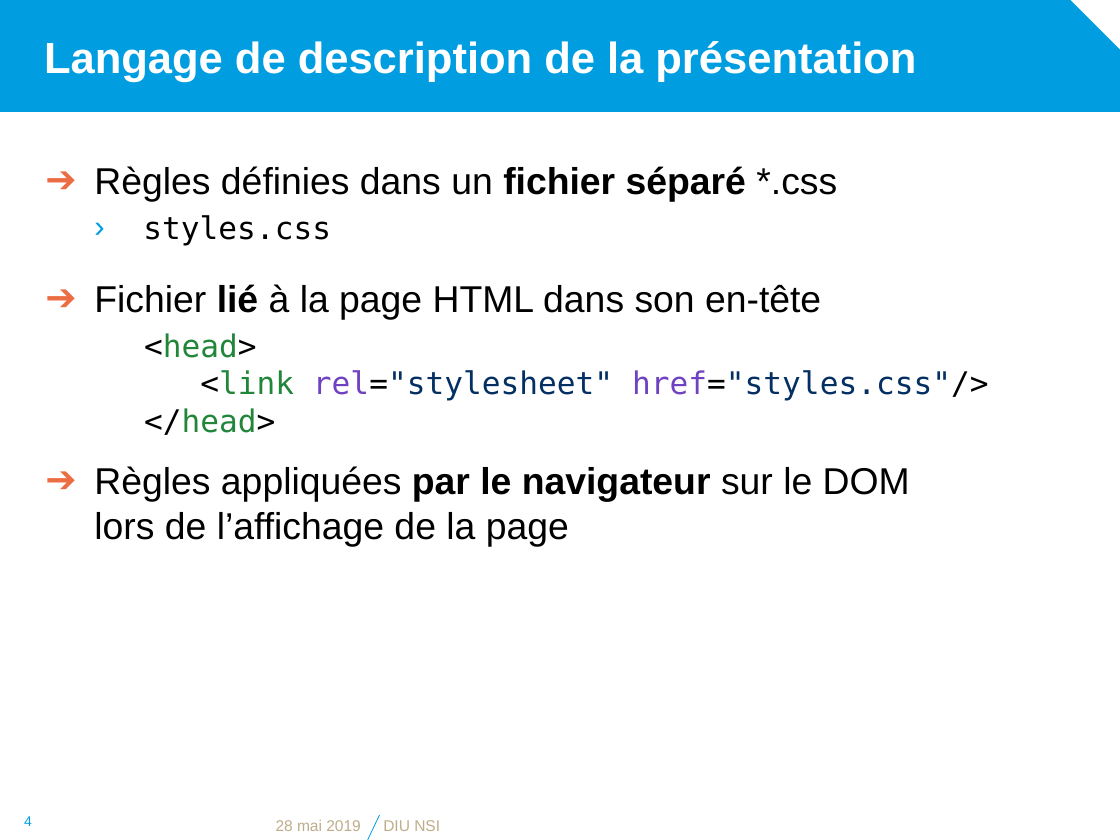
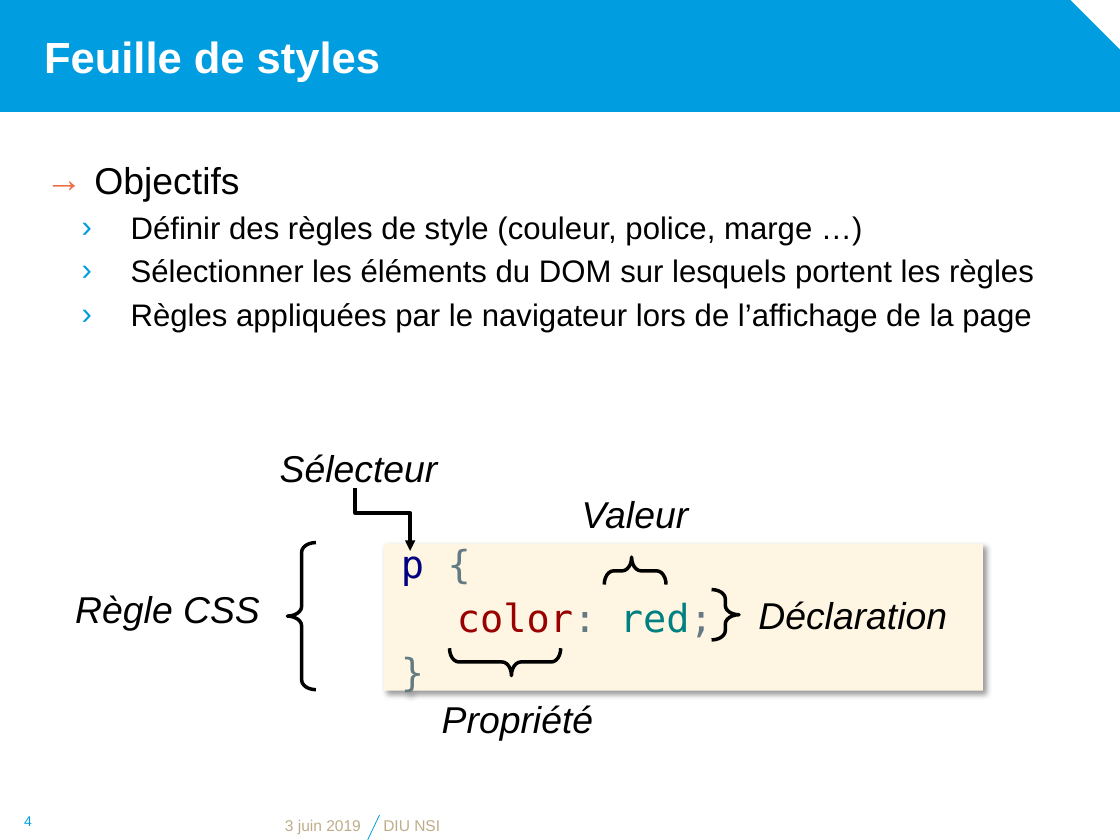
Before and after one commit to diu-uf-bordeaux/bloc1, a slide deck: slide 4 of web/3-CSS/css.pptx. Drawn at 1120x840 pixels with LibreOffice and Linux fonts; fonts in the diff are those of the drawing; background and template pictures are left out. Boxes give left, top, right and bottom in pixels: in the first picture for what was removed or moved away, otherwise in the second. Text is boxed around its words. In the diff, an @@ line names an element or a change of style, - is before the commit and + after.

```diff
--- a/web/3-CSS/css.pptx
+++ b/web/3-CSS/css.pptx
@@ title at [44, 41, 380, 82]: text changed @@
-Langage de description de la présentation
+Feuille de styles
@@ text at [94, 167, 1034, 332]: text changed; size 24 to 20 pt @@
-➔ Règles définies dans un fichier séparé *.css
-  › styles.css
-➔ Fichier lié à la page HTML dans son en-tête
-  <head>
-  <link rel="stylesheet" href="styles.css"/>
-  </head>
-➔ Règles appliquées par le navigateur sur le DOM
-  lors de l’affichage de la page
+→ Objectifs
+  › Définir des règles de style (couleur, police, marge …)
+  › Sélectionner les éléments du DOM sur lesquels portent les règles
+  › Règles appliquées par le navigateur lors de l’affichage de la page
@@ text added at [280, 454, 438, 490], 24 pt, text #000000, italic @@
+Sélecteur
@@ elbow arrow added from (355, 488) to (410, 551), #000000 2.25 pt @@
@@ text added at [582, 501, 689, 529], 24 pt, text #000000, italic @@
+Valeur
@@ left brace added at [288, 542, 316, 689], outline #000000 2.25 pt @@
@@ rectangle added at [384, 543, 983, 690], fill #FEF6E3, 24.8 pt, text #990000 @@
+p {
+color: red;
+}
@@ left brace added at [604, 557, 666, 584], outline #000000 2.25 pt @@
@@ text added at [75, 595, 260, 631], 24 pt, text #000000, italic @@
+Règle CSS
@@ left brace added at [711, 589, 738, 640], outline #000000 2.25 pt @@
@@ text added at [758, 601, 947, 630], 24 pt, text #000000, italic @@
+Déclaration
@@ left brace added at [450, 648, 561, 675], outline #000000 2.25 pt @@
@@ text added at [442, 705, 593, 741], 24 pt, text #000000, italic @@
+Propriété
@@ text at [285, 820, 361, 834]: text changed @@
-28 mai 2019
+3 juin 2019
```
Also in this commit, not shown: 8 other slides changed, 11 slides added, 5 slides removed, 1 other file.
